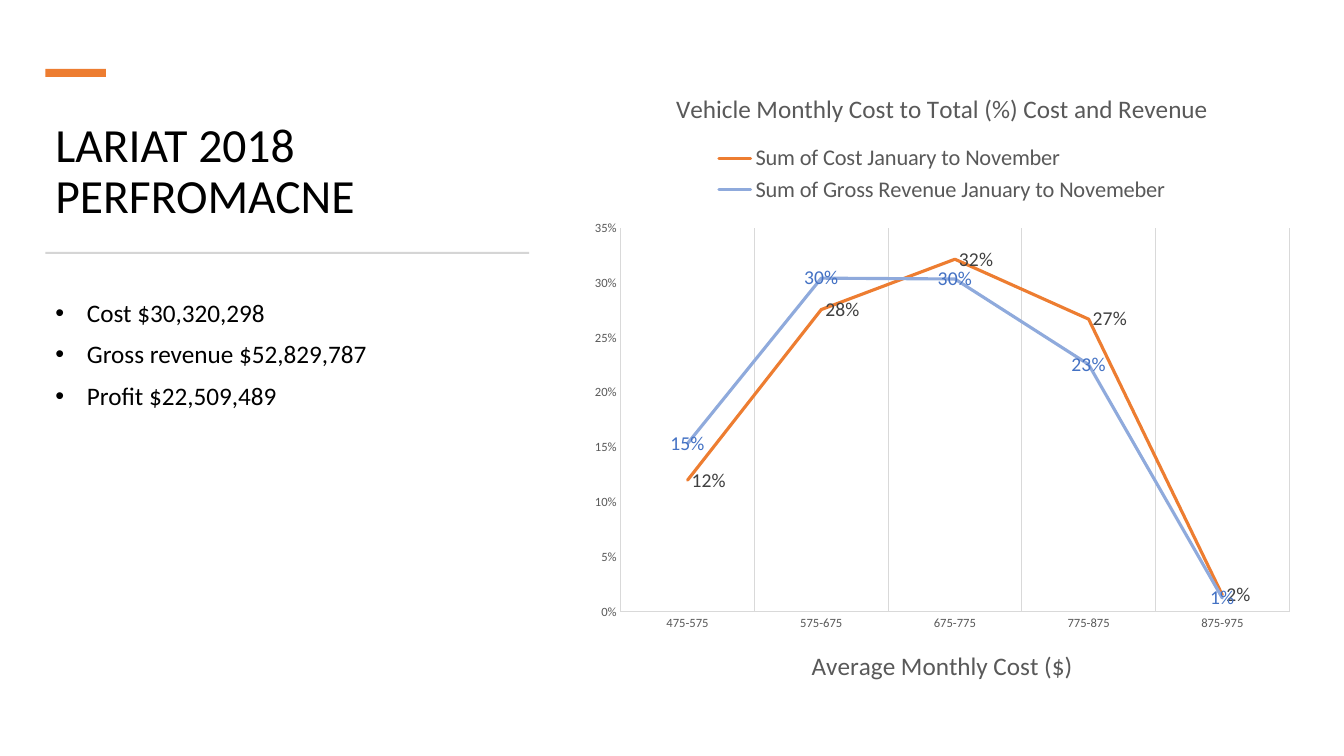
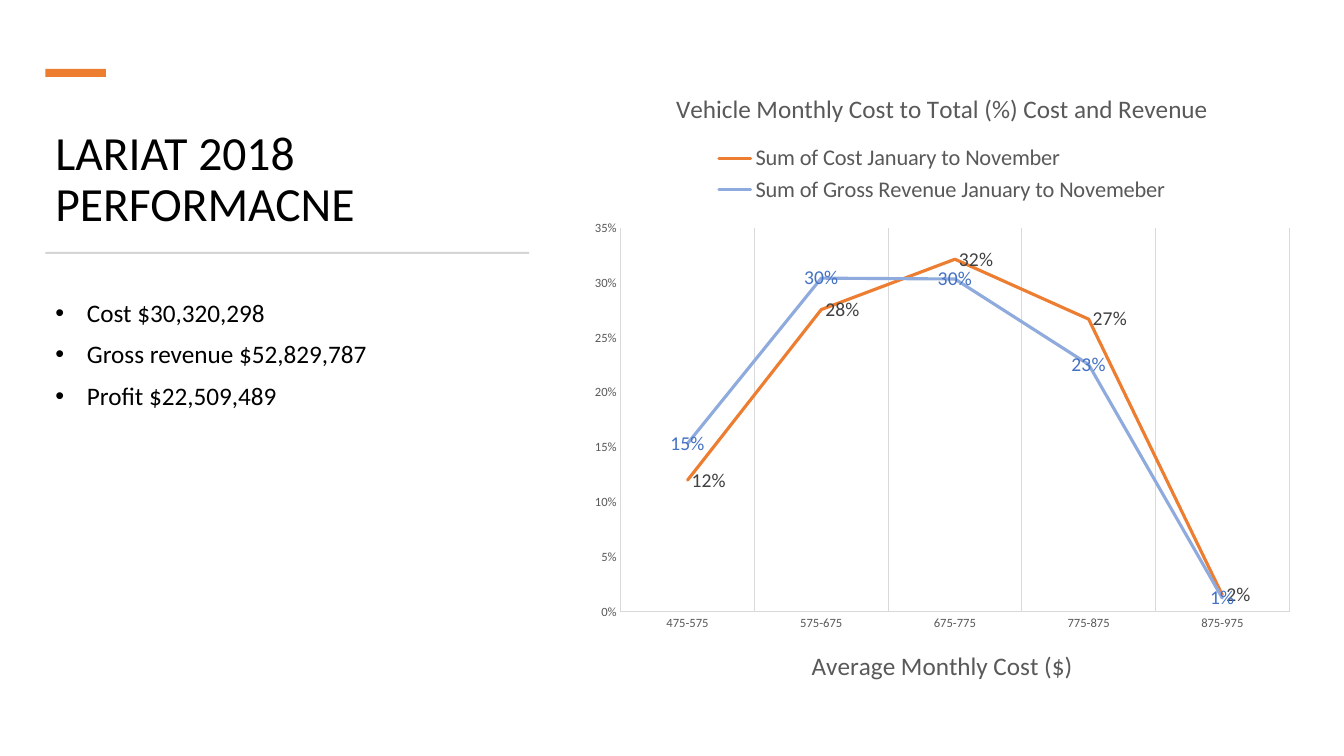
Before and after one commit to albaug/Lariat-car-rental, a slide deck: slide 2 of Lariat_rental.present version 2.pptx. Drawn at 1344x756 pixels with LibreOffice and Linux fonts; fonts in the diff are those of the drawing. Boxes give left, top, right and bottom in pixels: in the first picture for what was removed or moved away, otherwise in the second. Text is boxed around its words. In the diff, an @@ line names an element or a change of style, - is before the commit and + after.

```diff
--- a/Lariat_rental.present version 2.pptx
+++ b/Lariat_rental.present version 2.pptx
@@ title at [55, 137, 354, 222]: text changed @@
-LARIAT 2018 PERFROMACNE
+LARIAT 2018 PERFORMACNE
```
Also in this commit, not shown: 4 other slides changed.
